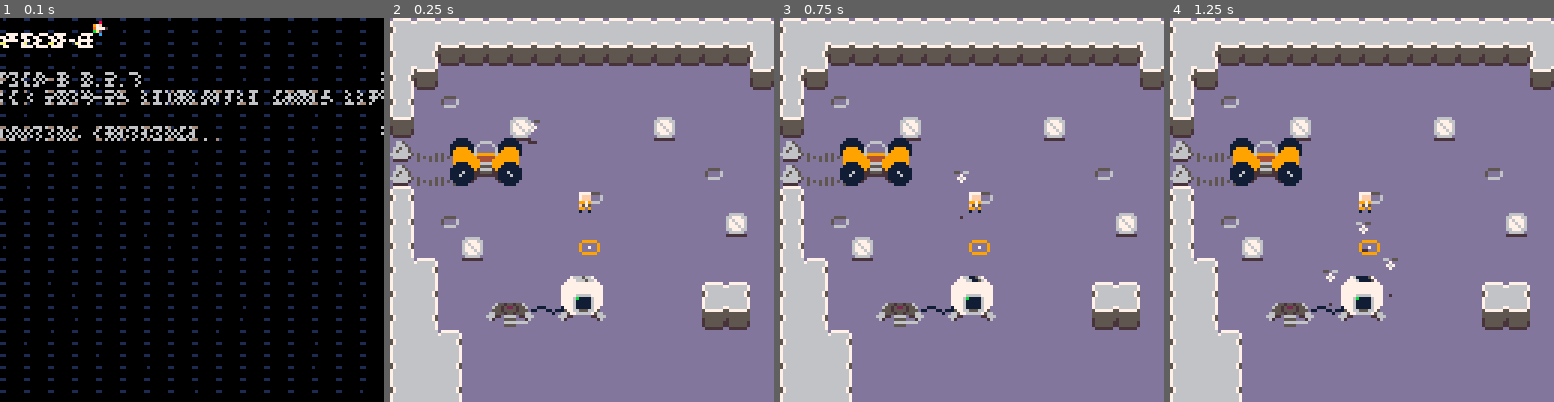
Above: before the commit, frames 1-4 (left to right).
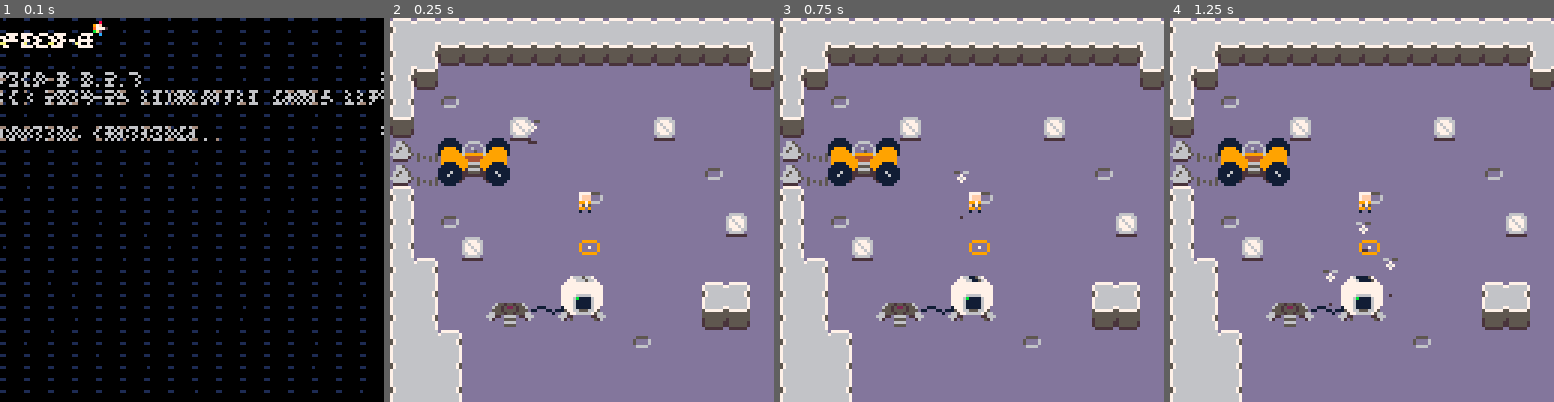
Above: after the commit, the same moments.

Repository: kevinthompson/moonbreak-p8
Game: PICO-8 cartridge moonbreak.p8
Two runs of this game, one before a commit and one after it. Both use one fixed random seed, a clock stepped at 60 frames per second and the inputs below.
Inputs:
- Up to frame 1 (0.1 s): no input
- Up to frame 2 (0.25 s): no input
- Up to frame 3 (0.75 s): tap X (X key) at 0.33 s; tap O (Z key) at 0.7 s
- Up to frame 4 (1.25 s): tap X (X key) at 1.07 s

Frame 1 is identical in both runs. In frame 2, 2.0% of the frame differs, in the area x 12-68%, y 31-86%; in frame 3, 2.0%; in frame 4, 2.0%.

Commit message:
fix: entity pathfinding collision

Diff:
--- a/moonbreak.p8
+++ b/moonbreak.p8
@@ -3,6 +3,9 @@
 __lua__
 -- moonbreak
 -- made by kevin
+
+-- debug
+#include scripts/utilities/debug.lua
 
 -- utilities
 #include scripts/utilities/globals.lua
@@ -34,14 +37,14 @@
 #include scripts/entities/spawner.lua
 
 -- main
-#include scripts/utilities/debug.lua
 #include scripts/main.lua
+
 __gfx__
 0000000000000000555777708880033000000000550660080000000000000000001111000000000000000000000655e500000000000000000999990000000000
 00000000000000000006000028200b500000000000700008066666000000000001111110006666000000000000655e5200007666566700009000009000665000
 0070700000000000007770000200000000000000076700026b1111600000000011111111060000600000000000555e5500077766656670009007009000666500
-0007000000000000077677000000000000000000007000006111116000000000119999116000000600000000066555e500777777777777009000009006656650
-0070700000000000076667000666000000000000000000006111116000000000199999916000000600000000666ee06607777777777777700999990006566650
+0007000000060000077677000000000000000000007000006111116000000000119999116000000600000000066555e500777777777777009000009006656650
+0070700000005000076667000666000000000000000000006111116000000000199999916000000600000000666ee06607777777777777700999990006566650
 000000000000000007767700611700000000000000000000611111600500000519999999699999960000000006e0005507777777777777700000000066666665
 000000000000000000777000611100000000000000000000665556600505050509999999944444490000000000000066077777777777777000000000066666e0
 0000000000000000000000000000000000000000000000006666666005000505099999999944449900000000000000550777776666677770000000000eeeee00
@@ -166,7 +169,7 @@
 24242424242424242424242424242424242424242424242424242424242424242424242424242424242424242424242424242424242424242424242424242424
 24242424242424242424242424242424242424242424242424242424242424242424242424242424242424242424242424242424242424242424242424242424
 __gff__
-0000000000000000808000000000000000000000000000000101000000000000000000000000000000000000000000000000000000000000000000000000000000000000000000000000000001010101000000000000000000000000010101010000000000000000000000000001000000000000000000000000000000000000
+0001000000000000808000000000000000000000000000000101000000000000000000000000000000000000000000000000000000000000000000000000000000000000000000000000000001010101000000000000000000000000010101010000000000000000000000000001000000000000000000000000000000000000
 0000000000000000000000000000000000000000000000000000000000000000000000000000000000000000000000000000000000000000000000000000000000000000000000000000000000000000000000000000000000000000000000000000000000000000000000000000000000000000000000000000000000000000
 __map__
 5d5d5d5d5d5d5d5d5d5d5d5d5d5d5d5d5d5d5d5d5d5d5d5d5d5d5d5d5d5d5d5d5d5d5d5d5d5d5d5d5d5d5d5d5d5d5d5d4242424242424242424242424242424242424242424242424242424242424242424242424242424242424242424242424242424242424242424242424242424242424242424242424242424242424242
@@ -181,11 +184,11 @@
 5d000013000000000000000000000000005d5d5d5d5d5d5d5d00000000005d5d5d5d5d5d5d5d5d5d5d5d5d5d5d5d5d5d4242424242424242424242424242424242424242424242424242424242424242424242424242424242424242424242424242424242424242424242424242424242424242424242424242424242424242
 5d5d0000000000000000000000000000005d5d5d5d5d5d5d0000000000005d5d5d5d5d5d5d5d5d5d5d5d5d5d5d5d5d5d4242424242424242424242424242424242424242424242424242424242424242424242424242424242424242424242424242424242424242424242424242424242424242424242424242424242424242
 5d5d00000000000000000000005d5d0000005d5d5d5d5d5d5d5d0000005d5d5d5d5d5d5d5d5d5d5d5d5d5d5d5d5d5d5d4242424242424242424242424242424242424242424242424242424242424242424242424242424242424242424242424242424242424242424242424242424242424242424242424242424242424242
-5d5d00000040000000000000005d5d0000005d5d5d5d5d5d5d5d5d5d5d5d5d5d5d5d5d5d5d5d5d5d5d5d5d5d5d5d5d5d4242424242424242424242424242424242424242424242424242424242424242424242424242424242424242424242424242424242424242424242424242424242424242424242424242424242424242
-5d5d5d0000000000000000000000000000405d5d5d5d5d5d5d5d5d5d5d5d5d5d5d5d5d5d5d5d5d5d5d5d5d5d5d5d5d5d4242424242424242424242424242424242424242424242424242424242424242424242424242424242424242424242424242424242424242424242424242424242424242424242424242424242424242
+5d5d00000000000000000000005d5d0000005d5d5d5d5d5d5d5d5d5d5d5d5d5d5d5d5d5d5d5d5d5d5d5d5d5d5d5d5d5d4242424242424242424242424242424242424242424242424242424242424242424242424242424242424242424242424242424242424242424242424242424242424242424242424242424242424242
+5d5d5d0000000000000040000000000000405d5d5d5d5d5d5d5d5d5d5d5d5d5d5d5d5d5d5d5d5d5d5d5d5d5d5d5d5d5d4242424242424242424242424242424242424242424242424242424242424242424242424242424242424242424242424242424242424242424242424242424242424242424242424242424242424242
 5d5d5d00000000000000000000000000005d5d5d5d5d5d5d5d5d5d5d5d5d5d5d5d5d5d5d5d5d5d5d5d5d5d5d5d5d5d5d4242424242424242424242424242424242424242424242424242424242424242424242424242424242424242424242424242424242424242424242424242424242424242424242424242424242424242
 5d5d5d000000000000000000000000005d5d5d5d5d5d5d5d5d5d5d5d5d5d5d5d5d5d5d5d5d5d5d5d5d5d5d5d5d5d5d5d4242424242424242424242424242424242424242424242424242424242424242424242424242424242424242424242424242424242424242424242424242424242424242424242424242424242424242
-5d5d5d0000000000000000005d5d5d5d5d5d5d5d5d5d5d5d5d5d5d5d5d5d5d5d5d5d5d5d5d5d5d5d5d5d5d5d5d5d5d5d4242424242424242424242424242424242424242424242424242424242424242424242424242424242424242424242424242424242424242424242424242424242424242424242424242424242424242
+5d5d5d0000000040000000005d5d5d5d5d5d5d5d5d5d5d5d5d5d5d5d5d5d5d5d5d5d5d5d5d5d5d5d5d5d5d5d5d5d5d5d4242424242424242424242424242424242424242424242424242424242424242424242424242424242424242424242424242424242424242424242424242424242424242424242424242424242424242
 5d5d5d5d5d0000000000005d5d5d5d5d5d5d5d5d5d5d5d5d5d5d5d5d5d5d5d5d5d5d5d5d5d5d5d5d5d5d5d5d5d5d5d5d4242424242424242424242424242424242424242424242424242424242424242424242424242424242424242424242424242424242424242424242424242424242424242424242424242424242424242
 5d5d5d5d5d5d5d5d5d5d5d5d5d5d5d5d5d5d5d5d5d5d5d5d5d5d5d5d5d5d5d5d5d5d5d5d5d5d5d5d5d5d5d5d5d5d5d5d4242424242424242424242424242424242424242424242424242424242424242424242424242424242424242424242424242424242424242424242424242424242424242424242424242424242424242
 5d5d5d5d5d5d5d5d5d5d5d5d5d5d5d5d5d5d5d5d5d5d5d5d5d5d5d5d5d5d5d5d5d5d5d5d5d5d5d5d5d5d5d5d5d5d5d5d4242424242424242424242424242424242424242424242424242424242424242424242424242424242424242424242424242424242424242424242424242424242424242424242424242424242424242
--- a/scripts/entities/bot.lua
+++ b/scripts/entities/bot.lua
@@ -128,6 +128,7 @@
       -- find target
       for e in all(entity.objects) do
         if count({supply, obstacle, enemy}, e.class) > 0
+        and (e.max_bots == 0 or #e.bots < e.max_bots)
         and ccol({ x=x, y=y, r=target_radius }, e)
         then
           local entity_dist = dist(_ENV, e)
--- a/scripts/entities/collector.lua
+++ b/scripts/entities/collector.lua
@@ -1,7 +1,5 @@
 collector = entity:extend({
-  layer = 0,
-  solid = true,
-  hitbox = {-8, 7, -1, 5},
+  hitbox = {-8, 7, 0, 5},
 
   init = function(_ENV)
     entity.init(_ENV)
--- a/scripts/entities/entity.lua
+++ b/scripts/entities/entity.lua
@@ -50,10 +50,13 @@
   on_map_collide = _noop,
   on_entity_collide = _noop,
 
+  max_bots = 0,
+
   -- instance methods
   init = function(_ENV)
     add(entity.objects,_ENV)
     _ENV:set_sort_value()
+    _ENV:set_map_tiles(1)
     bots = {}
     path = {}
   end,
@@ -66,6 +69,7 @@
   end,
 
   destroy = function(_ENV)
+    _ENV:set_map_tiles(0)
     del(entity.objects,_ENV)
   end,
 
@@ -247,7 +251,18 @@
     return true
    end,
 
-   set_sort_value = function(_ENV)
+  set_sort_value = function(_ENV)
     sort_value = layer * 1000 + y
-   end
+  end,
+
+  set_map_tiles = function(_ENV, sprite)
+    if solid then
+      local hb = _ENV:get_hitbox()
+      for x = hb.x,hb.x + hb.width - 1 do
+        for y = hb.y,hb.y + hb.height - 1 do
+          mset(x\8,y\8,sprite)
+        end
+      end
+    end
+  end
 })
--- a/scripts/entities/obstacle.lua
+++ b/scripts/entities/obstacle.lua
@@ -2,7 +2,7 @@
   sprite = 67,
   health = 5,
   solid = true,
-  hitbox = {-4,4,-7,1},
+  hitbox = {-4,3,-7,1},
 
   hit = function(_ENV)
     sfx(0)
--- a/scripts/entities/supply.lua
+++ b/scripts/entities/supply.lua
@@ -4,8 +4,9 @@
 
   shadow = true,
   bots_required = 1,
-  hitbox = {-3,3,-5,1},
+  hitbox = {-4,3,-6,1},
   yclip = 0,
+  max_bots = 6,
 
   on_follow_stop = function(_ENV)
     state = "idle"
@@ -43,7 +44,7 @@
           path = _ENV:find_path(target)
         end
 
-        speed = .25 * #bots / bots_required
+        speed = .1 * #bots / bots_required
         shadow = true
         elevation = lerp(elevation, 2, .8)
 
@@ -58,6 +59,7 @@
         local a = starta + i * astep
         bot.x = lerp(bot.x, x + cos(a) * 5, .2)
         bot.y = lerp(bot.y, y + sin(a) * 5, .2)
+        bot.elevation = lerp(bot.elevation, 5, .2)
       end
     end
   }
--- a/scripts/main.lua
+++ b/scripts/main.lua
@@ -1,3 +1,5 @@
+if (debug) enable_debug()
+
 function _init()
   scene:load(game)
 end
--- a/scripts/scenes/game.lua
+++ b/scripts/scenes/game.lua
@@ -36,7 +36,7 @@
     end
 
     -- interactive elements
-    rover:new({ x = 32, y = 55 })
+    rover:new({ x = 28, y = 55 })
     g.collectors = {
       collector:new({ x = 40, y = 96 })
     }
@@ -66,10 +66,6 @@
       if (e.flash_timer > 0) pal({7,7,7,7,7,7,7,7,7,7,7,7,7,7,7,7},0)
       e:draw()
       if (e.flash_timer > 0) pal(0)
-
-      if debug then
-        -- e:draw_hitbox()
-      end
     end
   end,
 
--- a/scripts/utilities/debug.lua
+++ b/scripts/utilities/debug.lua
@@ -1,5 +1,3 @@
-debug = true
-
 function log(any, overwrite)
   printh(tostr(any), logfile or "log", overwrite)
 end
@@ -42,9 +40,22 @@
   end
 end
 
-entity.draw_hitbox = function(_ENV)
-  local hb = _ENV:get_hitbox()
-  local wo = hb.width > 0 and -1 or 0
-  local ho = hb.height > 0 and -1 or 0
-  rect(hb.x, hb.y, hb.x + hb.width + wo, hb.y + hb.height + ho, 11)
+function enable_debug()
+  entity.draw_hitbox = function(_ENV)
+    local hb = _ENV:get_hitbox()
+    local wo = hb.width > 0 and -1 or 0
+    local ho = hb.height > 0 and -1 or 0
+    rect(hb.x, hb.y, hb.x + hb.width + wo, hb.y + hb.height + ho, 11)
+  end
+
+  _game_draw = game.draw
+  game.draw = function(_ENV)
+    _game_draw(_ENV)
+
+    if debug then
+      for e in all(entity.objects) do
+        e:draw_hitbox()
+      end
+    end
+  end
 end
--- a/scripts/utilities/globals.lua
+++ b/scripts/utilities/globals.lua
@@ -1,5 +1,8 @@
 -- store global environment
 g = _ENV
+
+-- debug
+debug = false
 
 -- enable custom font
 poke(0x5600,unpack(split"6,6,9,0,0,0,0,0,0,0,0,0,0,0,0,0,0,0,0,0,0,0,0,0,0,0,0,0,0,0,0,0,0,0,0,0,0,0,0,0,0,0,0,0,0,0,0, …(2892 unchanged characters)…
